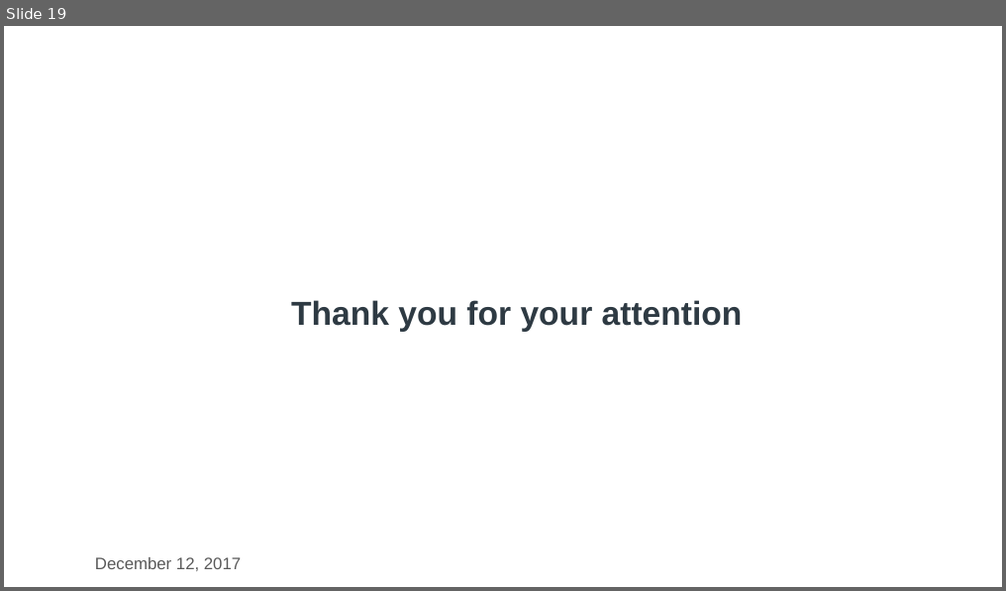
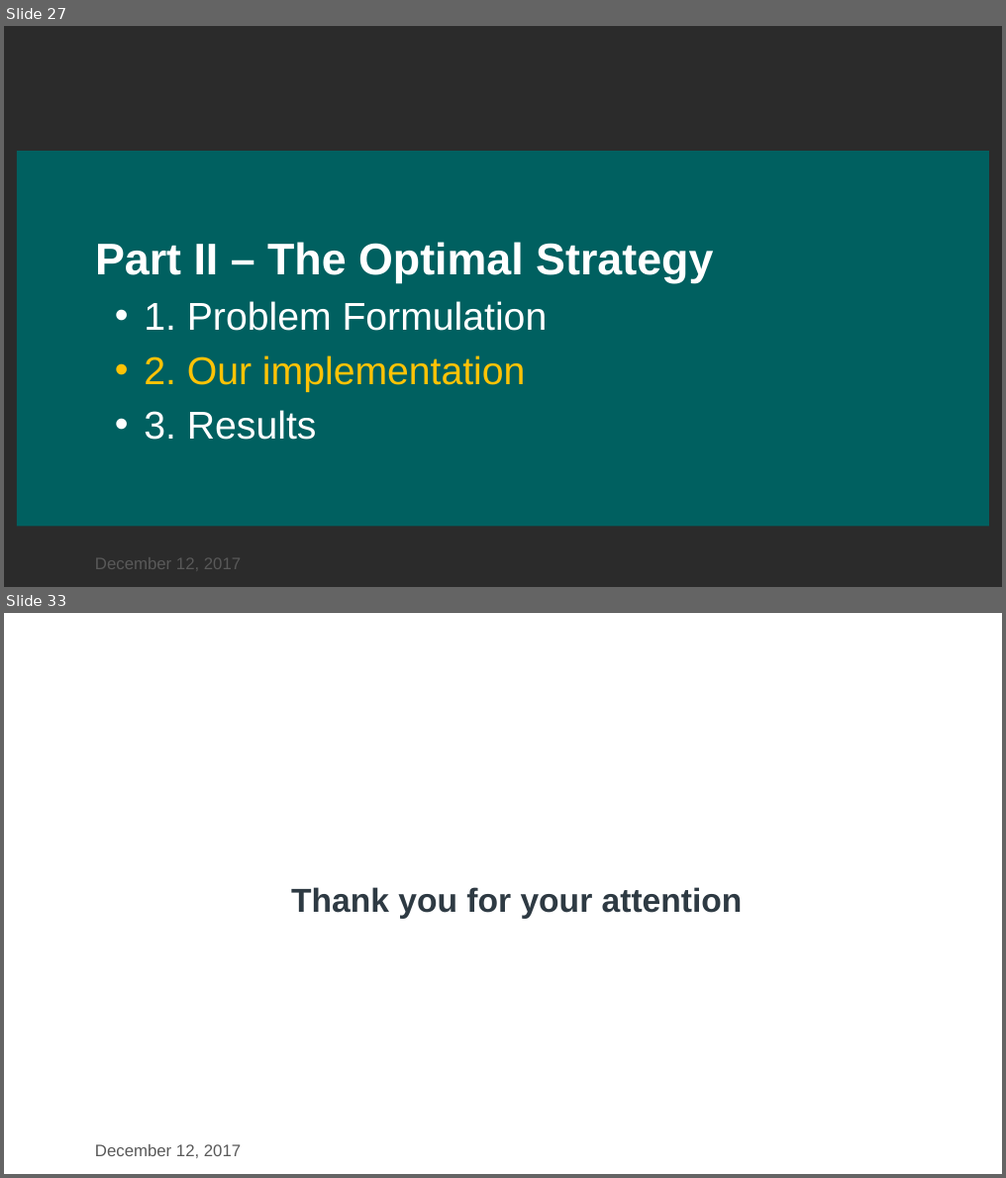
Before and after one commit to RubenTadeia/OA, a slide deck: Group2_75189_75268_77063_79462/Presentation_group2.pptx. Shown one above the other, each under a label of ours: slide 19 before the commit, slides 27 and 33 after it; the slides between them are not shown. The pictures are 1006x591 and 1006x1178 pixels, drawn with LibreOffice and Linux fonts; fonts in the diff are those of the drawing; background and template pictures are left out; a plain dark background stands for a picture behind light text. Boxes give left, top, right and bottom in pixels: in the first picture for what was removed or moved away, otherwise in the second. Text is boxed around its words. In the diff, an @@ line names an element or a change of style, - is before the commit and + after.

```diff
--- a/Group2_75189_75268_77063_79462/Presentation_group2.pptx
+++ b/Group2_75189_75268_77063_79462/Presentation_group2.pptx
@@ slide 27 added at (4, 26, 1002, 587), background picture (left out) @@
@@ rectangle added at (17, 151, 989, 526), fill #006060 @@
@@ text added at (95, 242, 713, 440), 28 pt, text #FFFFFF @@
+Part II – The Optimal Strategy
+• 1. Problem Formulation
+• 2. Our implementation
+• 3. Results
@@ text added at (95, 559, 241, 570), 12 pt, text #595959 @@
+December 12, 2017
@@ what was slide 19 is now slide 33 @@
```
Also in this commit, not shown: 1 slide changed, 13 other slides added, 27 other files.
